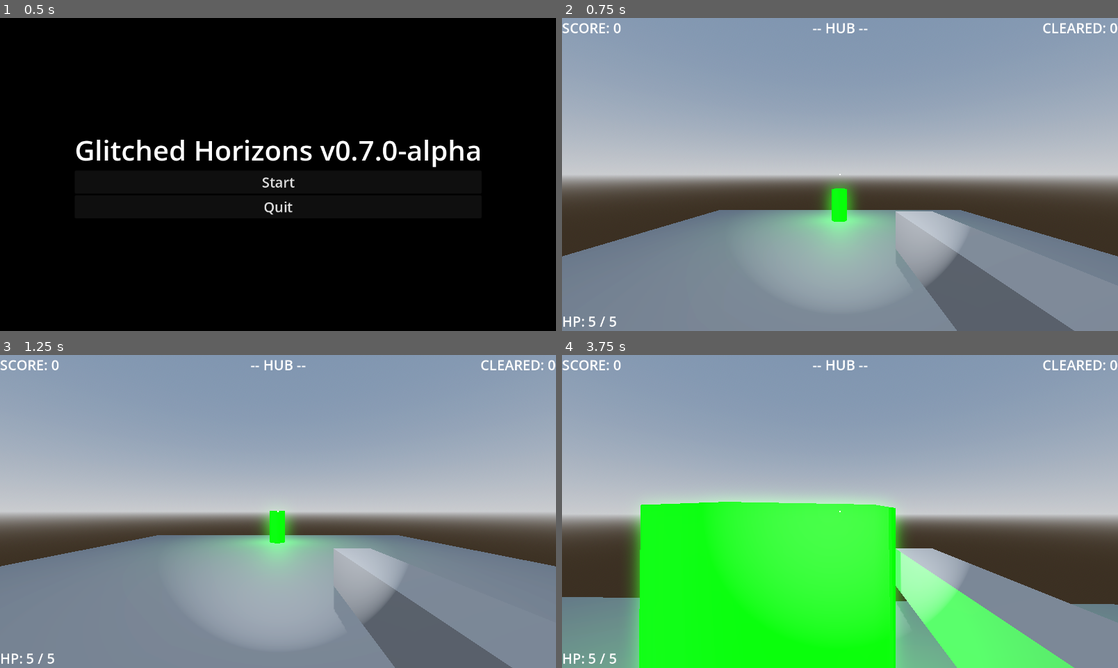
Above: before the commit, frames 1-4 (two rows, left to right).
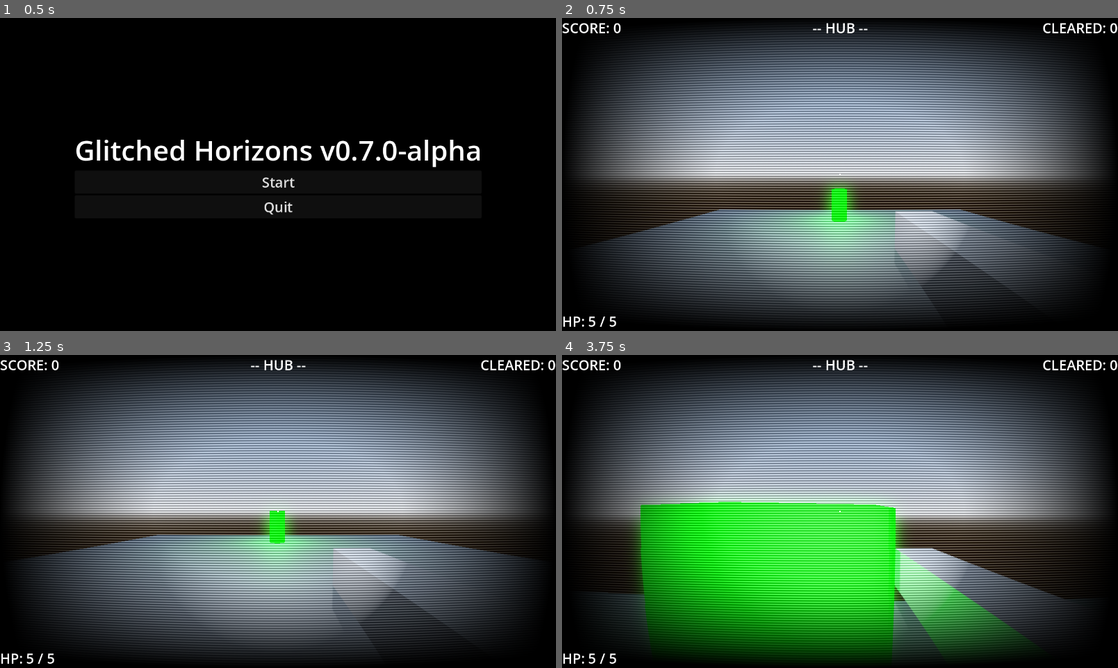
Above: after the commit, the same moments.

Repository: EnderiousGaming/R0-0TRoguelike
Game: Godot game, scene res://scenes/main_menu.tscn
Two runs of this game, one before a commit and one after it. Both use one fixed random seed, a clock stepped at 60 frames per second and the inputs below.
Inputs (mouse positions are in pixels of both pictures, inside the frame that each line leads up to):
- Up to frame 1 (0.5 s): no input
- Up to frame 2 (0.75 s): click "Start" at 0.5 s
- Up to frame 3 (1.25 s): no input
- Up to frame 4 (3.75 s): tap Enter (ui_accept) at 1.25, 1.52, 2.27 s; move the mouse to (867, 511) at 1.27 s; press the mouse at (867, 511) at 1.28 s; hold Up (ui_up) from 1.28 s (still down); move the mouse to (812, 511) at 2.02 s; release the mouse at (812, 511) at 2.03 s; click (812, 511) at 2.1 s; move the mouse to (851, 505) at 2.77 s; press the mouse at (851, 505) at 2.78 s; move the mouse to (834, 517) at 3.52 s; release the mouse at (834, 517) at 3.53 s; click (834, 517) at 3.6 s

Frame 1 is identical in both runs. In frame 2, 86% of the frame differs, in the area x 0-100%, y 0-100%; in frame 3, 86%; in frame 4, 88%.

Commit message:
Added Scanline shader

Diff:
--- a/scenes/player.tscn
+++ b/scenes/player.tscn
@@ -1,6 +1,7 @@
 [gd_scene format=3 uid="uid://bjifcg4kkf0n6"]
 
 [ext_resource type="Script" uid="uid://bnvka1t8uknl6" path="res://scripts/player.gd" id="1_3vyb7"]
+[ext_resource type="Shader" uid="uid://ck4x4uio6igdq" path="res://shaders/player.gdshader" id="2_g2els"]
 
 [sub_resource type="CapsuleShape3D" id="CapsuleShape3D_g2els"]
 
@@ -17,6 +18,12 @@
 [sub_resource type="BoxMesh" id="BoxMesh_g2els"]
 material = SubResource("StandardMaterial3D_3vyb7")
 size = Vector3(0.2, 0.2, 1)
+
+[sub_resource type="ShaderMaterial" id="ShaderMaterial_qhqgy"]
+shader = ExtResource("2_g2els")
+shader_parameter/curvature = 3.5
+shader_parameter/scanline_count = 250.0
+shader_parameter/scanline_intensity = 0.2
 
 [node name="Player" type="CharacterBody3D" unique_id=665301636 groups=["player"]]
 collision_layer = 2
@@ -59,6 +66,17 @@
 shadow_enabled = true
 spot_range = 30.0
 spot_angle = 35.0
+
+[node name="CRTFilter" type="CanvasLayer" parent="." unique_id=333146233]
+
+[node name="ColorRect" type="ColorRect" parent="CRTFilter" unique_id=1175821264]
+material = SubResource("ShaderMaterial_qhqgy")
+anchors_preset = 15
+anchor_right = 1.0
+anchor_bottom = 1.0
+grow_horizontal = 2
+grow_vertical = 2
+mouse_filter = 2
 
 [node name="HUD" type="CanvasLayer" parent="." unique_id=961869898]
 
--- /dev/null
+++ b/shaders/player.gdshader
@@ -0,0 +1,35 @@
+shader_type canvas_item;
+
+// Grab the screen texture
+uniform sampler2D screen_texture : hint_screen_texture, filter_linear_mipmap;
+
+// Shader settings you can tweak in the Inspector
+uniform float curvature : hint_range(1.0, 10.0) = 3.5;
+uniform float scanline_count : hint_range(0.0, 1000.0) = 250.0;
+uniform float scanline_intensity : hint_range(0.0, 1.0) = 0.2;
+
+void fragment() {
+    // 1. Center the UV coordinates for curving
+    vec2 uv = SCREEN_UV * 2.0 - 1.0;
+    vec2 offset = uv.yx / curvature;
+    uv = uv + uv * offset * offset;
+    uv = uv * 0.5 + 0.5;
+
+    // 2. Check if the curved UVs are outside the screen bounds (creates black borders)
+    if (uv.x < 0.0 || uv.x > 1.0 || uv.y < 0.0 || uv.y > 1.0) {
+        COLOR = vec4(0.0, 0.0, 0.0, 1.0);
+    } else {
+        // 3. Sample the curved screen texture
+        vec4 color = texture(screen_texture, uv);
+
+        // 4. Apply horizontal scanlines
+        float scanline = sin(uv.y * scanline_count * 3.14159) * scanline_intensity;
+        color.rgb -= scanline;
+
+        // 5. Apply a slight vignette (darken the corners)
+        float vignette = uv.x * uv.y * (1.0 - uv.x) * (1.0 - uv.y);
+        color.rgb *= clamp(vignette * 20.0, 0.0, 1.0);
+
+        COLOR = color;
+    }
+}
Not shown, added: shaders/player.gdshader.uid
